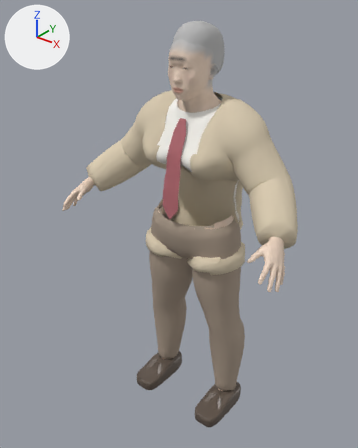
The glTF model assets/people/prof_hotoke.glb: old version first, new version second.
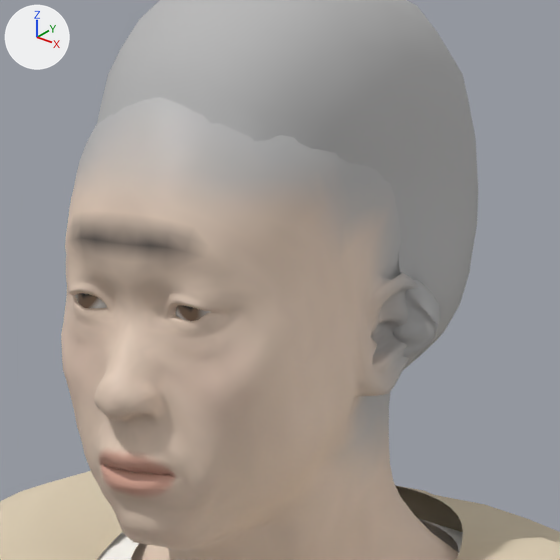
Each version appears first whole from a camera (50 mm lens) standing at (1.042, -1.425, 1.684) and looking at (-0.04, -0.072, 0.845), and next in a close-up on the part from 45% to 66% of the width and 6% to 23% of the height. The axes (+X, +Y, +Z) are drawn at upper left. The lights are the same throughout. The last two pictures show the newer version. Vertices at exactly the same position are counted once.

Names of what the first close-up shows: 'Body', 'Hair', 'Outer', 'Top'.
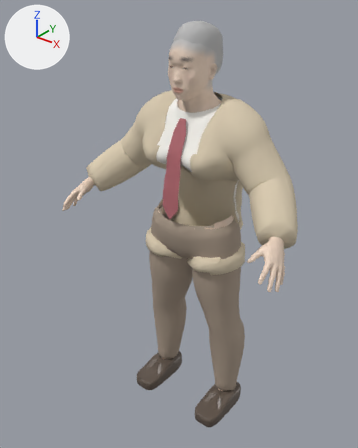
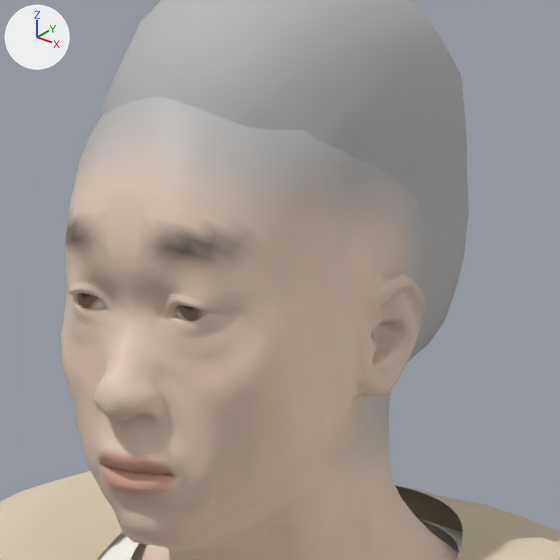
Boxes [x1, y1, x2, y2] around the edits, measured in the close-ups (560 x 560 px):
'Hair', reshaped: before [97, 0, 478, 370]; after [102, 0, 469, 362]
part 1 of me_body, edited (looks the same): [71, 170, 394, 482] in both
part 2 of me_body, edited (looks the same): [65, 185, 379, 475] in both
part 3 of me_body, recoloured: [94, 163, 414, 406] in both
part 4 of me_body, recoloured: [83, 207, 419, 411] in both
part 5 of me_body, edited (looks the same): [67, 97, 398, 442] in both

The change, as a list of edits to the scene's bpy script:
```text
Change me_body:
    where me_body.from_pydata(...)  # 8770 vertices, 17146 faces; spans x -0.489..0.489, y -0.303..0.111, z 0.062..1.548
    used by ob_body; location = (0.0, 0.0, 0.0)
    me_body part 1: 501 faces centred in x -0.077..0.077, y -0.135..0.004, z 1.362..1.494 are repainted in the vertex colours; the middle colour goes from pale yellow #d9c9bd to beige #e9d3c0
    me_body part 2: 389 faces centred in x -0.072..0.073, y -0.135..0.001, z 1.355..1.486 are repainted in the vertex colours; the middle colour goes from beige #e9d2c0 to beige #ebd3c0
    me_body part 3: 556 faces centred in x -0.08..0.08, y -0.136..0.0, z 1.372..1.505 are repainted in the vertex colours; the middle colour goes from light grey #c5beb9 to beige #e6d1bf
    me_body part 4: 468 faces centred in x -0.081..0.081, y -0.136..-0.018, z 1.388..1.504 are repainted in the vertex colours; the middle colour goes from grey #bab9b8 to pale yellow #e0cdbe
    me_body part 5: 344 faces centred in x -0.068..0.068, y -0.136..0.021, z 1.378..1.537 are repainted in the vertex colours; the middle colour goes from grey #b8b8b8 to grey #bbb9b8
Change me_hair:
    used by ob_hair; location = (0.0, 0.0, 0.0)
    remove me_hair.from_pydata(...)  # 508 vertices, 880 faces; spans x -0.09..0.09, y -0.112..0.078, z 1.388..1.574
    add me_hair.from_pydata(...)  # 274 vertices, 480 faces; spans x -0.069..0.069, y -0.111..0.078, z 1.388..1.574
    me_hair part 6: 80 vertices moved from x -0.075..0.075, y -0.112..0.06, z 1.401..1.551 to x -0.067..0.067, y -0.111..0.059, z 1.401..1.551; 280 vertices removed from x -0.09..0.09, y -0.111..0.015, z 1.388..1.529; 46 vertices added at x -0.066..0.066, y -0.105..0.015, z 1.389..1.527
```
